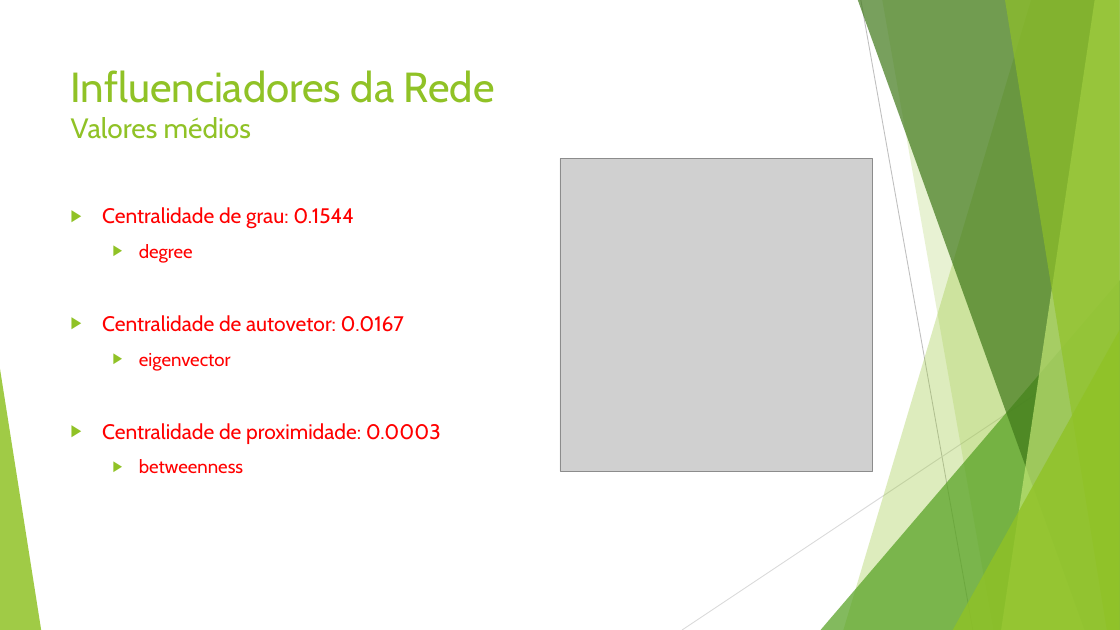
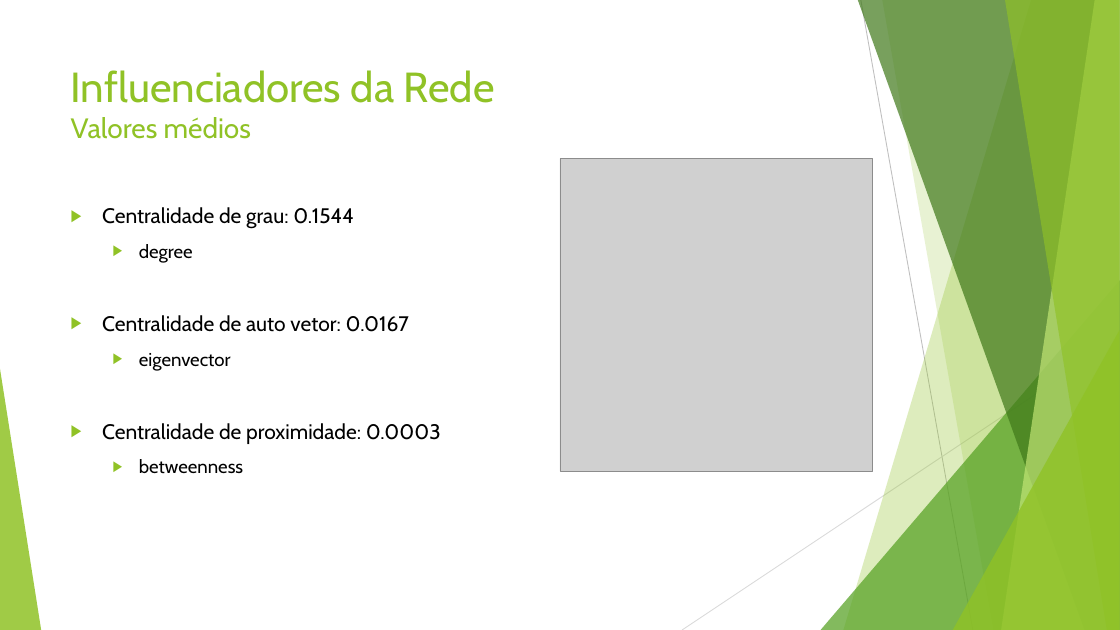
Before and after one commit to macio-matheus/analysis-geospatial-data, a slide deck: slide 7 of docs/Foursquare’s Network Analyse.pptx. Drawn at 1120x630 pixels with LibreOffice and Linux fonts; fonts in the diff are those of the drawing; grey boxes stand for pictures. Boxes give left, top, right and bottom in pixels: in the first picture for what was removed or moved away, otherwise in the second. Text is boxed around its words. In the diff, an @@ line names an element or a change of style, - is before the commit and + after.

```diff
--- a/docs/Foursquare’s Network Analyse.pptx
+++ b/docs/Foursquare’s Network Analyse.pptx
@@ text at bbox=[102, 207, 441, 474]: text colour #FF0000 to #000000 in "Centralidade de grau: 0.1544", "degree", "eigenvector", "Centralidade de proximidade: 0.0003" and 1 more places @@
@@ text at bbox=[102, 315, 409, 332]: text changed; text colour #FF0000 to #000000 @@
-▶ Centralidade de autovetor: 0.0167
+▶ Centralidade de auto vetor: 0.0167
```
Also in this commit, not shown: 10 other slides changed, 1 slide added.
